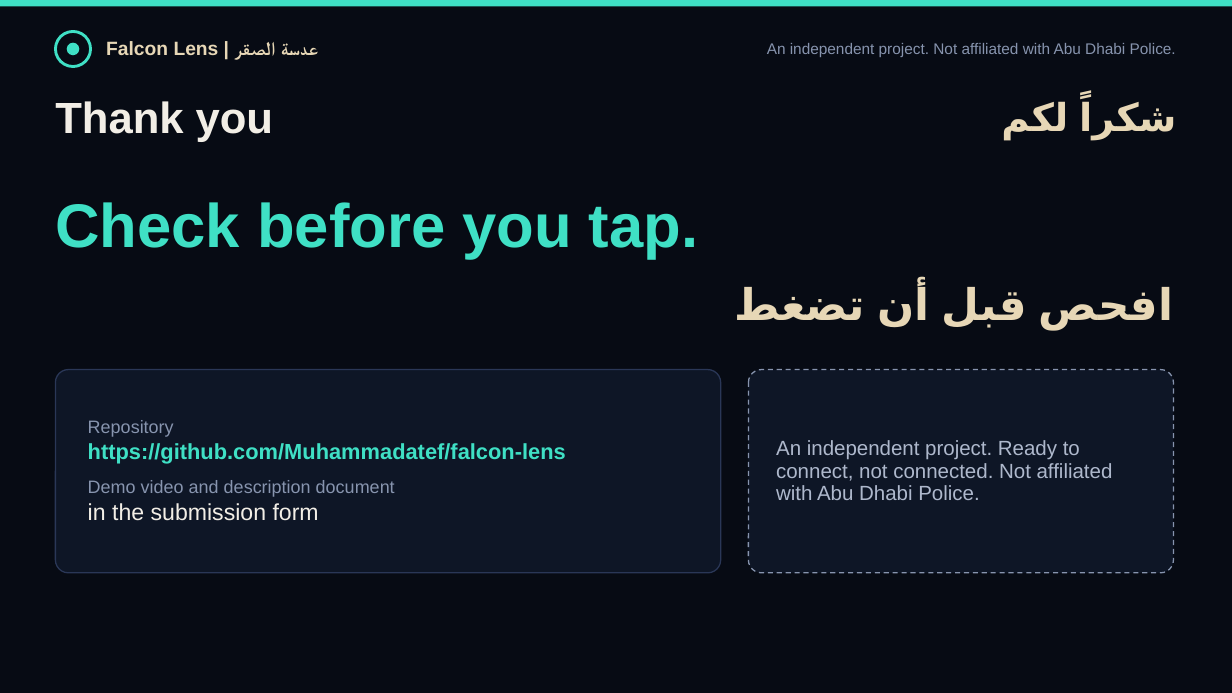
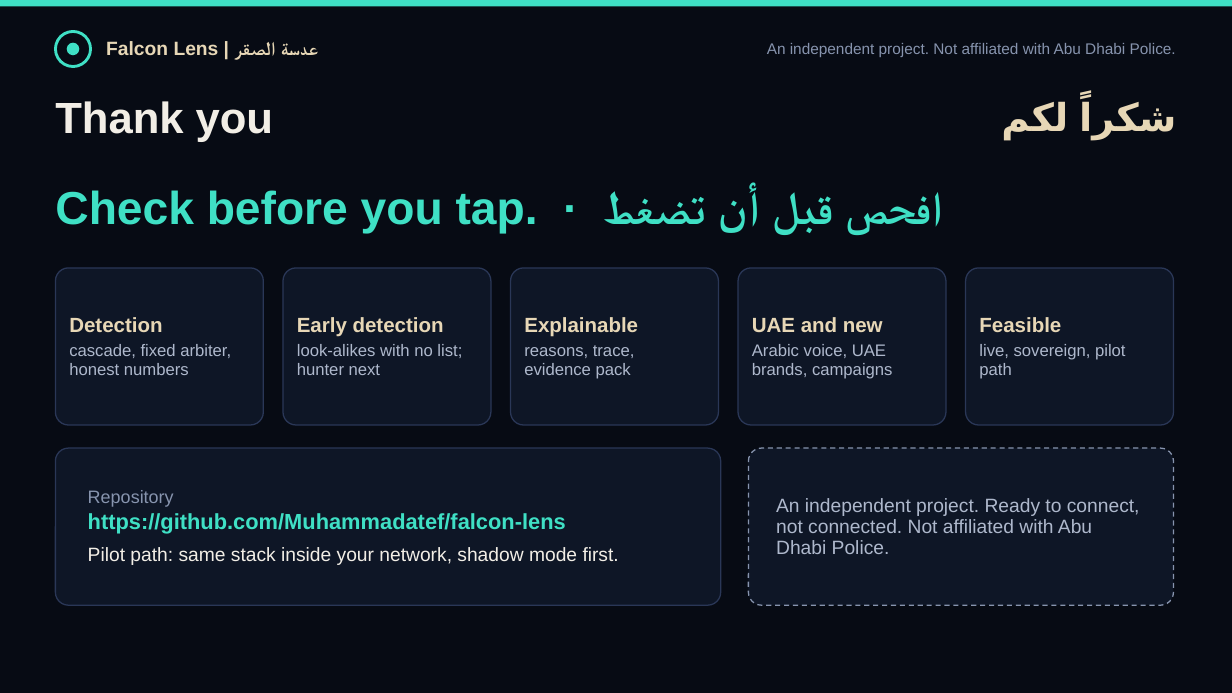
Before and after one commit to Muhammadatef/falcon-lens, a slide deck: slide 13 of submission/FalconLens_ScamShield.pptx (slide 14 before the commit). Drawn at 1232x693 pixels with LibreOffice and Linux fonts; fonts in the diff are those of the drawing. Boxes give left, top, right and bottom in pixels: in the first picture for what was removed or moved away, otherwise in the second. Text is boxed around its words. In the diff, an @@ line names an element or a change of style, - is before the commit and + after.

```diff
--- a/submission/FalconLens_ScamShield.pptx
+++ b/submission/FalconLens_ScamShield.pptx
@@ text at (55,190,943,235): text changed; size 48 to 36 pt @@
-Check before you tap.
+Check before you tap. · افحص قبل أن تضغط
@@ rounded rectangle added at (55,268,263,425), fill #0E1626, outline #2A3757 1 pt @@
@@ rounded rectangle added at (283,268,491,425), fill #0E1626, outline #2A3757 1 pt @@
@@ rounded rectangle added at (511,268,719,425), fill #0E1626, outline #2A3757 1 pt @@
@@ rounded rectangle added at (738,268,946,425), fill #0E1626, outline #2A3757 1 pt @@
@@ rounded rectangle added at (966,268,1174,425), fill #0E1626, outline #2A3757 1 pt @@
@@ text removed at (1039,287,1173,330) @@
-افحص قبل أن تضغط
@@ text added at (69,317,231,375), 13 pt, text #AEB8CC @@
+Detection
+cascade, fixed arbiter, honest numbers
@@ text added at (297,317,462,375), 13 pt, text #AEB8CC @@
+Early detection
+look-alikes with no list; hunter next
@@ text added at (524,317,638,379), 13 pt, text #AEB8CC @@
+Explainable
+reasons, trace, evidence pack
@@ text added at (752,317,893,379), 13 pt, text #AEB8CC @@
+UAE and new
+Arabic voice, UAE brands, campaigns
@@ text added at (979,317,1126,379), 13 pt, text #AEB8CC @@
+Feasible
+live, sovereign, pilot path
@@ rounded rectangle: place and size @@
-rounded rectangle at (55,370,721,573)
+rounded rectangle at (55,448,721,605)
@@ rounded rectangle at (55,448,721,605): proportions changed @@
@@ text "Repository": place and size @@
-text "Repository" at (88,420,566,521)
+text "Repository" at (88,490,619,565)
@@ rounded rectangle at (749,448,1174,605): proportions changed @@
@@ rounded rectangle: place and size @@
-rounded rectangle at (749,370,1174,573)
+rounded rectangle at (749,448,1174,605)
@@ text "An independent project. Ready to ...": place and size @@
-text "An independent project. Ready to ..." at (776,440,1113,500)
+text "An independent project. Ready to ..." at (776,498,1140,554)
@@ text "An independent project. Ready to ..." at (776,498,1140,554): size 16 to 15 pt; line spacing 17.6pt to 16.5pt @@
@@ text at (88,513,566,534): less space between paragraphs @@
@@ text at (88,547,619,565): text changed; size 14 to 15 pt; text colour #8794AE to #F2EEE6 @@
-Demo video and description document
-in the submission form
+Pilot path: same stack inside your network, shadow mode first.
```
Also in this commit, not shown: 11 slides added, 12 slides removed, 16 other files.
